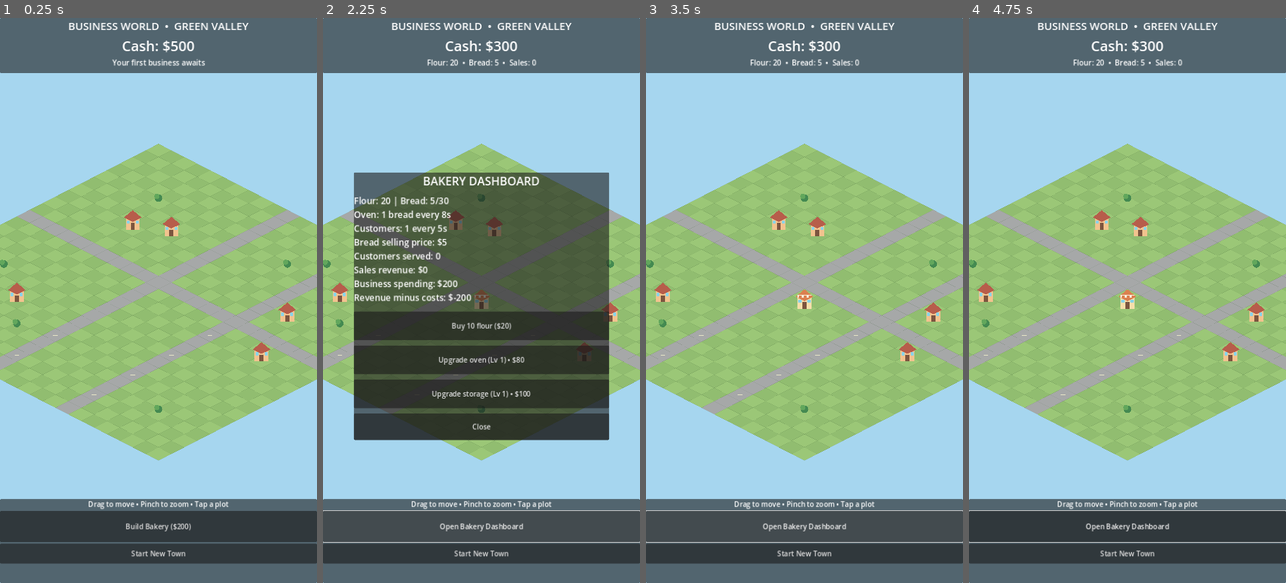
Above: before the commit, frames 1-4 (left to right).
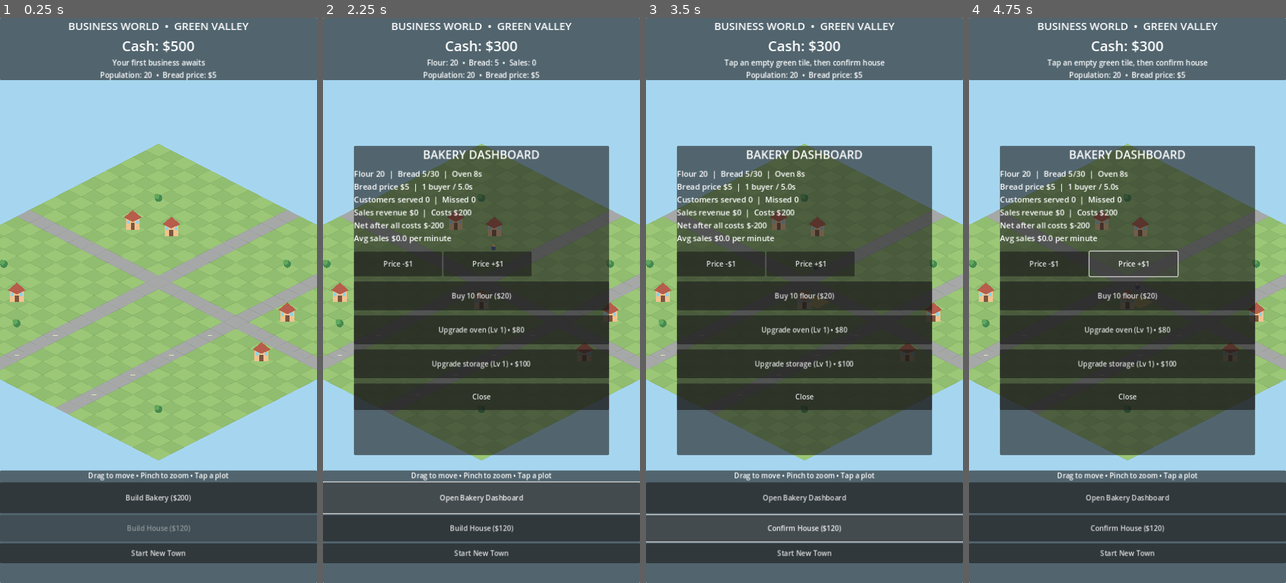
Above: after the commit, the same moments.

Repository: challaharshavardhan/BusinessWorld
Game: Godot game, scene res://main.tscn
The game is run twice, just before and just after one commit, with the same random seed, the same clock (stepped at 60 frames per second) and the same inputs.
Inputs (mouse positions are in pixels of both pictures, inside the frame that each line leads up to):
- Up to frame 1 (0.25 s): no input
- Up to frame 2 (2.25 s): click "Build Bakery ($200)" at 0.5 s; click "Confirm Bakery ($200)" at 1.25 s; click "Open Bakery Dashboard" at 2 s
- Up to frame 3 (3.5 s): click (804, 526) at 2.75 s, where only the run after the commit has a clickable "Build House ($120)"
- Up to frame 4 (4.75 s): click (1045, 266) at 3.5 s, where only the run after the commit has a clickable "Price -$1"; click (1133, 266) at 4.25 s, where only the run after the commit has a clickable "Price +$1"

The runs differ from the first frame. In frame 1, 14% of the frame differs, in the area x 0-100%, y 9-97%; in frame 2, 31%; in frame 3, 54%; in frame 4, 54%, in the area x 0-100%, y 7-97%.

Commit message:
Build v0.3: population growth, dynamic bread pricing, walking shopper and bakery analytics

Diff:
--- a/scripts/main.gd
+++ b/scripts/main.gd
@@ -6,6 +6,20 @@
 const SAVE_PATH := "user://business_world_v01.json"
 const BAKERY_COST := 200
 const START_CASH := 500
+const HOUSE_COST := 120
+const BASE_POPULATION := 20
+const BASE_HOUSES := [Vector2i(5, 7), Vector2i(7, 6), Vector2i(18, 8), Vector2i(20, 12), Vector2i(6, 17)]
+const TREE_TILES := [Vector2i(4, 4), Vector2i(8, 19), Vector2i(20, 20), Vector2i(3, 15), Vector2i(14, 4)]
+var bread_price := 5
+var new_houses: Array[Vector2i] = []
+var house_mode := false
+var game_seconds := 0.0
+var lost_sales := 0
+var price_down_button: Button
+var price_up_button: Button
+var house_button: Button
+var town_label: Label
+
 const BREAD_PRICE := 5
 var flour := 20
 var bread := 5
@@ -53,6 +67,7 @@
     production_clock += delta
     customer_clock += delta
     refresh_clock += delta
+    game_seconds += delta
     var changed := false
     var production_seconds := maxf(2.0, 8.0 - float(oven_level - 1) * 2.0)
     var capacity := 30 + (storage_level - 1) * 20
@@ -62,19 +77,32 @@
             flour -= 1
             bread += 1
             changed = true
-    while customer_clock >= 5.0:
-        customer_clock -= 5.0
+    var interval := _customer_interval()
+    while customer_clock >= interval:
+        customer_clock -= interval
         if bread > 0:
             bread -= 1
-            cash += BREAD_PRICE
-            sales_revenue += BREAD_PRICE
+            cash += bread_price
+            sales_revenue += bread_price
             customers_served += 1
-            changed = true
+        else:
+            lost_sales += 1
+        changed = true
     if changed:
         _save_game()
     if changed or refresh_clock >= 1.0:
         refresh_clock = 0.0
         _refresh_ui()
+    queue_redraw()
+
+func _population() -> int:
+    return BASE_POPULATION + new_houses.size() * 4
+
+func _customer_interval() -> float:
+    # Higher prices reduce demand, additional homes increase it.
+    var price_effect := pow(float(bread_price) / 5.0, 1.3)
+    var population_effect := 20.0 / float(_population())
+    return clampf(5.0 * price_effect * population_effect, 1.4, 15.0)
 
 func iso(tile: Vector2) -> Vector2:
     return Vector2((tile.x - tile.y) * TILE_W * 0.5, (tile.x + tile.y) * TILE_H * 0.5)
@@ -95,7 +123,7 @@
             var color := Color("#9bc777") if (x + y) % 2 == 0 else Color("#91bd70")
             if road:
                 color = Color("#a6a8a8")
-            if Vector2i(x, y) == selected_tile and build_mode:
+            if Vector2i(x, y) == selected_tile and (build_mode or house_mode):
                 color = Color("#f6dc76")
             var poly := PackedVector2Array([
                 p + Vector2(0, -TILE_H / 2),
@@ -107,14 +135,23 @@
             draw_polyline(PackedVector2Array([poly[0], poly[1], poly[2], poly[3], poly[0]]), Color(0.23, 0.36, 0.20, 0.15), 1.0)
             if road and y % 3 == 0:
                 draw_line(p + Vector2(-8, 0), p + Vector2(8, 0), Color("#e8e6c7"), 2)
-    for home in [Vector2i(5, 7), Vector2i(7, 6), Vector2i(18, 8), Vector2i(20, 12), Vector2i(6, 17)]:
+    for home in BASE_HOUSES:
         _draw_building(home, Color("#f2c38e"), Color("#b75d4b"), false)
-    for tree in [Vector2i(4, 4), Vector2i(8, 19), Vector2i(20, 20), Vector2i(3, 15), Vector2i(14, 4)]:
+    for home in new_houses:
+        _draw_building(home, Color("#f2c38e"), Color("#b75d4b"), false)
+    for tree in TREE_TILES:
         var p := iso(Vector2(tree.x, tree.y))
         draw_circle(p + Vector2(0, -18), 13, Color("#448a51"))
         draw_circle(p + Vector2(-6, -24), 9, Color("#62a75c"))
     if bakery_tile.x >= 0:
         _draw_building(bakery_tile, Color("#f7dfaa"), Color("#db8050"), true)
+        # A representative shopper walks toward the bakery on each demand cycle.
+        var progress := clampf(customer_clock / _customer_interval(), 0.0, 1.0)
+        var start_pos := iso(Vector2(7, 6)) + Vector2(0, -9)
+        var shop_pos := iso(Vector2(bakery_tile.x, bakery_tile.y)) + Vector2(31, 9)
+        var shopper := start_pos.lerp(shop_pos, progress)
+        draw_circle(shopper, 8, Color("#465e98"))
+        draw_circle(shopper + Vector2(0, -9), 5, Color("#f6c087"))
     draw_set_transform(Vector2.ZERO, 0.0, Vector2.ONE)
 
 func _draw_building(tile: Vector2i, wall: Color, roof: Color, bakery: bool) -> void:
@@ -160,10 +197,14 @@
     status_label.horizontal_alignment = HORIZONTAL_ALIGNMENT_CENTER
     status_label.add_theme_font_size_override("font_size", 17)
     top_box.add_child(status_label)
+    town_label = Label.new()
+    town_label.horizontal_alignment = HORIZONTAL_ALIGNMENT_CENTER
+    town_label.add_theme_font_size_override("font_size", 17)
+    top_box.add_child(town_label)
 
     var bottom := PanelContainer.new()
     bottom.set_anchors_preset(Control.PRESET_BOTTOM_WIDE)
-    bottom.offset_top = -190
+    bottom.offset_top = -255
     root.add_child(bottom)
     var controls := VBoxContainer.new()
     bottom.add_child(controls)
@@ -175,6 +216,10 @@
     build_button.custom_minimum_size = Vector2(0, 70)
     build_button.pressed.connect(_on_build_pressed)
     controls.add_child(build_button)
+    house_button = Button.new()
+    house_button.custom_minimum_size = Vector2(0, 60)
+    house_button.pressed.connect(_on_house_pressed)
+    controls.add_child(house_button)
     reset_button = Button.new()
     reset_button.text = "Start New Town"
     reset_button.custom_minimum_size = Vector2(0, 45)
@@ -188,8 +233,8 @@
     bakery_panel.set_anchors_preset(Control.PRESET_CENTER)
     bakery_panel.offset_left = -290
     bakery_panel.offset_right = 290
-    bakery_panel.offset_top = -290
-    bakery_panel.offset_bottom = 290
+    bakery_panel.offset_top = -350
+    bakery_panel.offset_bottom = 350
     bakery_panel.visible = false
     root.add_child(bakery_panel)
     var content := VBoxContainer.new()
@@ -201,8 +246,20 @@
     heading.add_theme_font_size_override("font_size", 26)
     content.add_child(heading)
     bakery_stats = Label.new()
-    bakery_stats.add_theme_font_size_override("font_size", 20)
+    bakery_stats.add_theme_font_size_override("font_size", 18)
     content.add_child(bakery_stats)
+    var price_row := HBoxContainer.new()
+    content.add_child(price_row)
+    price_down_button = Button.new()
+    price_down_button.text = "Price -$1"
+    price_down_button.custom_minimum_size = Vector2(200, 56)
+    price_down_button.pressed.connect(_price_down)
+    price_row.add_child(price_down_button)
+    price_up_button = Button.new()
+    price_up_button.text = "Price +$1"
+    price_up_button.custom_minimum_size = Vector2(200, 56)
+    price_up_button.pressed.connect(_price_up)
+    price_row.add_child(price_up_button)
     restock_button = Button.new()
     restock_button.text = "Buy 10 flour ($20)"
     restock_button.custom_minimum_size = Vector2(0, 65)
@@ -228,6 +285,12 @@
 func _refresh_ui() -> void:
     money_label.text = "Cash: $%d" % cash
     build_button.disabled = false
+    town_label.text = "Population: %d  •  Bread price: $%d" % [_population(), bread_price]
+    house_button.disabled = bakery_tile.x < 0 or (cash < HOUSE_COST and not house_mode)
+    if house_mode:
+        house_button.text = "Confirm House ($120)"
+    else:
+        house_button.text = "Build House ($120)"
     if bakery_tile.x >= 0:
         status_label.text = "Flour: %d  •  Bread: %d  •  Sales: %d" % [flour, bread, customers_served]
         build_button.text = "Open Bakery Dashboard"
@@ -237,10 +300,14 @@
     else:
         status_label.text = "Your first business awaits"
         build_button.text = "Build Bakery ($200)"
+    if house_mode:
+        status_label.text = "Tap an empty green tile, then confirm house"
     if bakery_panel != null and bakery_panel.visible:
         var capacity := 30 + (storage_level - 1) * 20
         var speed := maxi(2, 8 - (oven_level - 1) * 2)
-        bakery_stats.text = "Flour: %d | Bread: %d/%d\nOven: 1 bread every %ds\nCustomers: 1 every 5s\nBread selling price: $5\nCustomers served: %d\nSales revenue: $%d\nBusiness spending: $%d\nRevenue minus costs: $%d" % [flour, bread, capacity, speed, customers_served, sales_revenue, business_costs, sales_revenue - business_costs]
+        bakery_stats.text = "Flour %d  |  Bread %d/%d  |  Oven %ds\nBread price $%d  |  1 buyer / %.1fs\nCustomers served %d  |  Missed %d\nSales revenue $%d  |  Costs $%d\nNet after all costs $%d\nAvg sales $%.1f per minute" % [flour, bread, capacity, speed, bread_price, _customer_interval(), customers_served, lost_sales, sales_revenue, business_costs, sales_revenue - business_costs, float(customers_served) * 60.0 / maxf(1.0, game_seconds)]
+        price_down_button.disabled = bread_price <= 2
+        price_up_button.disabled = bread_price >= 12
         restock_button.disabled = cash < 20
         oven_button.text = "Upgrade oven (Lv %d) • $80" % oven_level
         oven_button.disabled = cash < 80 or oven_level >= 4
@@ -251,6 +318,38 @@
         if storage_level >= 5:
             storage_button.text = "Storage MAX"
 
+func _price_down() -> void:
+    bread_price = maxi(2, bread_price - 1)
+    _save_game()
+    _refresh_ui()
+
+func _price_up() -> void:
+    bread_price = mini(12, bread_price + 1)
+    _save_game()
+    _refresh_ui()
+
+func _on_house_pressed() -> void:
+    if bakery_tile.x < 0:
+        return
+    if not house_mode:
+        house_mode = true
+        build_mode = false
+        selected_tile = Vector2i(12, 11)
+    else:
+        if cash < HOUSE_COST:
+            status_label.text = "Not enough cash for a house"
+            return
+        if not _can_build(selected_tile):
+            status_label.text = "Choose an empty green plot"
+            return
+        new_houses.append(selected_tile)
+        cash -= HOUSE_COST
+        business_costs += HOUSE_COST
+        house_mode = false
+        _save_game()
+    _refresh_ui()
+    queue_redraw()
+
 func _buy_flour() -> void:
     if bakery_tile.x < 0 or cash < 20:
         return
@@ -280,10 +379,12 @@
 
 func _on_build_pressed() -> void:
     if bakery_tile.x >= 0:
+        house_mode = false
         bakery_panel.visible = not bakery_panel.visible
         _refresh_ui()
         return
     if not build_mode:
+        house_mode = false
         build_mode = true
         selected_tile = Vector2i(12, 12)
     else:
@@ -306,9 +407,8 @@
         return false
     if t.x == 10 or t.y == 10 or t.x == 16:
         return false
-    for home in [Vector2i(5, 7), Vector2i(7, 6), Vector2i(18, 8), Vector2i(20, 12), Vector2i(6, 17)]:
-        if t == home:
-            return false
+    if t == bakery_tile or t in BASE_HOUSES or t in new_houses or t in TREE_TILES:
+        return false
     return true
 
 func _unhandled_input(event: InputEvent) -> void:
@@ -359,7 +459,7 @@
 
 func _select_at(pos: Vector2) -> void:
     var t := to_tile(pos)
-    if not build_mode:
+    if not build_mode and not house_mode:
         if bakery_tile.x >= 0 and t == bakery_tile:
             bakery_panel.visible = true
             _refresh_ui()
@@ -371,9 +471,18 @@
         status_label.text = "Choose an empty green tile"
     queue_redraw()
 
+func _house_save_data() -> Array:
+    var result: Array = []
+    for home in new_houses:
+        result.append([home.x, home.y])
+    return result
+
 func _save_game() -> void:
     var data := {
-        "version": 2,
+        "version": 3,
+        "bread_price": bread_price,
+        "new_houses": _house_save_data(),
+        "lost_sales": lost_sales,
         "cash": cash,
         "bakery_x": bakery_tile.x,
         "bakery_y": bakery_tile.y,
@@ -406,11 +515,26 @@
         customers_served = int(data.get("customers_served", 0))
         sales_revenue = int(data.get("sales_revenue", 0))
         business_costs = int(data.get("business_costs", BAKERY_COST if bakery_tile.x >= 0 else 0))
+        bread_price = clampi(int(data.get("bread_price", 5)), 2, 12)
+        lost_sales = int(data.get("lost_sales", 0))
+        new_houses.clear()
+        var saved_houses = data.get("new_houses", [])
+        if saved_houses is Array:
+            for entry in saved_houses:
+                if entry is Array and entry.size() == 2:
+                    var t := Vector2i(int(entry[0]), int(entry[1]))
+                    if _can_build(t):
+                        new_houses.append(t)
 
 func _reset() -> void:
     cash = START_CASH
     bakery_tile = Vector2i(-1, -1)
     build_mode = false
+    house_mode = false
+    new_houses.clear()
+    bread_price = 5
+    lost_sales = 0
+    game_seconds = 0.0
     flour = 20
     bread = 5
     oven_level = 1
